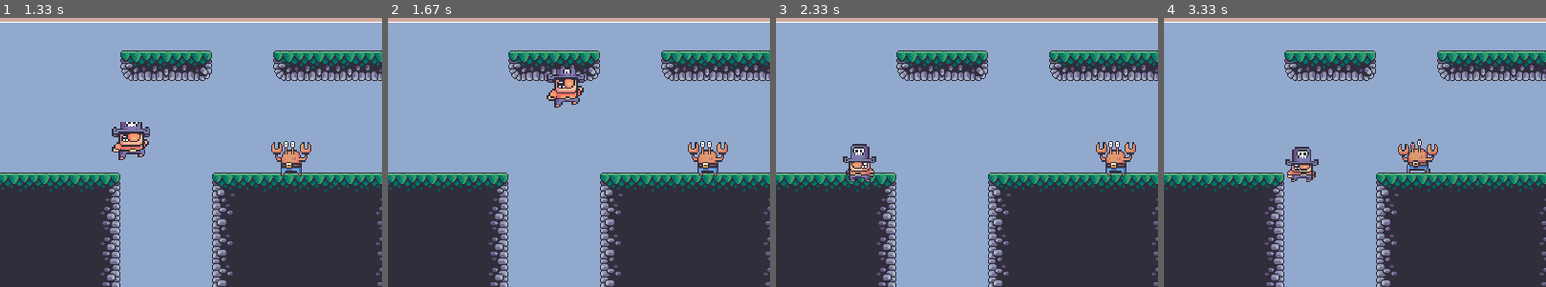
Above: before the commit, frames 1-4 (left to right).
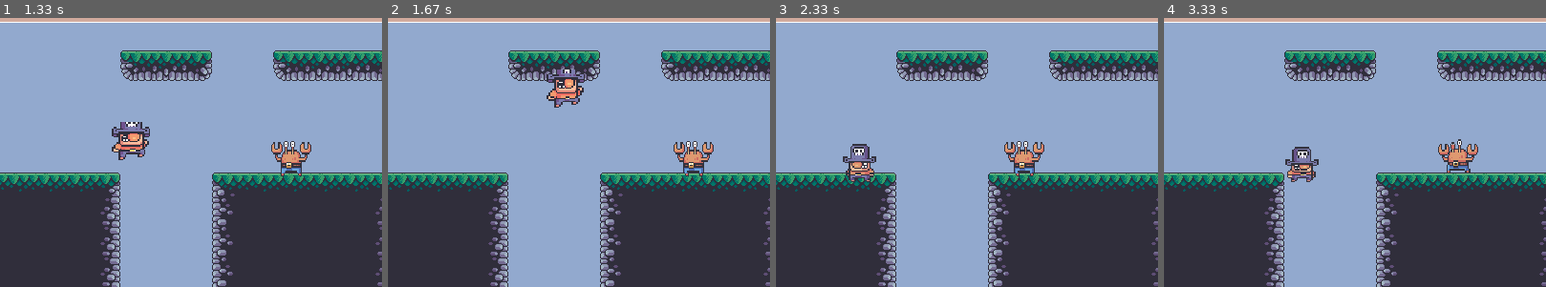
Above: after the commit, the same moments.

Repository: gsancineto/pygame
Game: pygame game, started from game/game.py
The game is run twice, just before and just after one commit, with the same random seed, the same clock (stepped at 60 frames per second) and the same inputs.
Inputs (mouse positions are % of the whole screen's width and height, from its top left):
- Up to frame 1 (1.33 s): click "Jugar" at 0.38 s; hold Right 0.67-1.13 s; move the mouse to (46, 52) at 0.7 s; hold Right from 1.17 s (still down); tap Space at 1.23 s
- Up to frame 2 (1.67 s): tap Space at 1.53 s; release Right at 1.63 s
- Up to frame 3 (2.33 s): hold Left 1.67-2.2 s; tap Space at 1.73, 2.03, 2.3 s; hold Left from 2.23 s (still down)
- Up to frame 4 (3.33 s): tap Space at 2.6, 2.73, 3.03 s; release Left at 2.63 s; hold Right 2.67-3.3 s
The pictures show only the part of the screen within x 8-58%, y 50-100%; the shares and areas given below are measured in that part.

Frame 1 is identical in both runs. In frame 2, 1.1% of the frame differs, in the area x 74-89%, y 45-59%; in frame 3, 1.6%, in the area x 59-95%, y 45-59%; in frame 4, 1.5%.

Commit message:
mejoras enemigos multiples, pendiente scores

Diff:
--- a/game/assets/levels/level_3.csv
+++ b/game/assets/levels/level_3.csv
@@ -6,7 +6,7 @@
 -1,-1,-1,-1,-1,-1,-1,-1,-1,-1,-1,-1,-1,-1,-1,-1,-1,-1,-1,-1,-1,-1,-1,-1,-1
 -1,-1,-1,-1,-1,-1,-1,-1,-1,-1,-1,-1,-1,-1,-1,-1,-1,-1,-1,72,-1,-1,-1,-1,-1
 -1,-1,-1,-1,-1,-1,-1,-1,-1,-1,-1,-1,-1,-1,-1,-1,-1,-1,-1,-1,-1,-1,-1,-1,-1
--1,-1,-1,-1,-1,-1,-1,-1,-1,-1,-1,-1,-1,-1,-1,-1,-1,-1,-1,-1,-1,-1,-1,-1,-1
+-1,-1,-1,-1,-1,E,-1,-1,-1,E,-1,-1,-1,-1,-1,-1,E,-1,-1,-1,-1,-1,-1,-1,-1
 -1,-1,-1,-1,68,69,70,-1,-1,68,69,70,-1,-1,-1,-1,68,69,70,-1,-1,-1,-1,-1,-1
 72,-1,-1,-1,-1,-1,-1,-1,-1,-1,-1,-1,-1,-1,-1,-1,-1,-1,-1,-1,-1,-1,-1,-1,-1
 -1,-1,-1,-1,-1,-1,-1,-1,-1,-1,-1,-1,-1,-1,-1,-1,-1,-1,-1,-1,-1,-1,-1,-1,-1
--- a/game/assets/scores.json
+++ b/game/assets/scores.json
@@ -1,34 +1,18 @@
 [
     {
-        "name": "piratuli_1",
-        "score": 270
-    },
-    {
         "name": "piratuli_3",
-        "score": 270
-    },
-    {
-        "name": "piratuli_6",
-        "score": 270
-    },
-    {
-        "name": "piratuli_7",
-        "score": 270
-    },
-    {
-        "name": "piratuli_4",
-        "score": 250
+        "score": 330
     },
     {
         "name": "piratuli_0",
-        "score": 170
-    },
-    {
-        "name": "piratuli_5",
-        "score": 110
+        "score": 320
     },
     {
         "name": "piratuli_2",
-        "score": 10
+        "score": 320
+    },
+    {
+        "name": "piratuli_1",
+        "score": 150
     }
 ]
--- a/game/enemigo.py
+++ b/game/enemigo.py
@@ -17,7 +17,3 @@
             self.rect.x += self.velocidad
         else:
             self.flag_direccion = "R"
-
-    def reset(self):
-        self.muerto = False
-        self.estado = "run"
--- a/game/game.py
+++ b/game/game.py
@@ -32,7 +32,9 @@
 diccionario_animaciones_cofre = load_anim_dictionary(COFRE_URI,["locked","unlocked"])
 
 player = Jugador(diccionario_animaciones_jugador,(map.start_x,map.start_y - 10),(40,40),7)
-enemigo = Enemigo(diccionario_animaciones_enemigo,(map.enemy_start_x,map.enemy_start_y),(75,50),3, "run",(map.enemy_start_x-30,map.enemy_start_x+80))
+enemigos = []
+for enemigo_start in map.enemies_start:
+    enemigos.append(Enemigo(diccionario_animaciones_enemigo,(enemigo_start),(75,50),3, "run",(enemigo_start[0]-ENEMY_RANGE,enemigo_start[0]+ENEMY_RANGE)))
 llave = Llave(diccionario_animaciones_llave,(map.key_x,map.key_y),(40,40))
 cofre = Cofre(diccionario_animaciones_cofre,(map.chest_x,map.chest_y),(40,40),"locked")
 
@@ -88,12 +90,13 @@
         cofre.abrir()
         cofre.update(screen)
         player.update(screen, map)
-        enemigo.update(screen,map)
+        for enemigo in enemigos:
+            enemigo.update(screen,map)
         player.tomar_llave(llave)
         llave.update(screen)
 
-        player.check_colisiones(enemigo,map)
-        player.aumentar_score(enemigo,cofre)
+        player.check_colisiones(enemigos,map)
+        player.aumentar_score(enemigos,cofre)
 
         if player.muerto:
             stage = inicio.set_score(player)
@@ -111,13 +114,13 @@
                 map = level.iniciar_nivel()
                 cofre.reset()
                 llave.reset()
-                enemigo.reset()
+                enemigos = []
                 player.proximo_nivel(map)
                 player = Jugador(diccionario_animaciones_jugador,(map.start_x,map.start_y - 10),(40,40),7)
                 player.vidas = vidas
                 player.score = puntaje
-                for i in range(nivel):
-                    enemigo = Enemigo(diccionario_animaciones_enemigo,(map.enemy_start_x,map.enemy_start_y),(75,50),3, "run",(map.enemy_start_x-30,map.enemy_start_x+80))
+                for enemigo_start in map.enemies_start:
+                    enemigos.append(Enemigo(diccionario_animaciones_enemigo,(enemigo_start),(75,50),3, "run",(enemigo_start[0]-ENEMY_RANGE,enemigo_start[0]+ENEMY_RANGE)))
                 llave = Llave(diccionario_animaciones_llave,(map.key_x,map.key_y),(40,40))
                 cofre = Cofre(diccionario_animaciones_cofre,(map.chest_x,map.chest_y),(40,40),"locked")
 
--- a/game/jugador.py
+++ b/game/jugador.py
@@ -5,7 +5,7 @@
     def __init__(self, animaciones, posicion, tamaño, velocidad, estado="idle"):
         super().__init__(animaciones, posicion, tamaño, velocidad, estado)
         self.score = 0
-        self.banderas = { "llave": False, "cofre": False, "enemigo": False }
+        self.banderas = { "llave": False, "cofre": False, "enemigo": 0 }
         self.vidas = 3
         self.sonido = Sonido()
 
@@ -18,14 +18,14 @@
         if llave.tomado:
             if self.rect.colliderect(cofre.rect) and not cofre.tomado:
                 cofre.tomado = True
-                # self.sonido.reproducir_efecto("cofre")
                 self.sonido.reproducir_efecto("cofre_2")
 
-    def aumentar_score(self,enemigo,cofre):
-        if enemigo.muerto and not self.banderas["enemigo"]:
-            self.score += 30
-            self.banderas["enemigo"] = True
-        elif cofre.tomado and not self.banderas["cofre"]:
+    def aumentar_score(self,enemigos,cofre):
+        for enemigo in enemigos:
+            if enemigo.muerto and not self.banderas["enemigo"] == len(enemigos):
+                self.score += 30
+                self.banderas["enemigo"] += 1
+        if cofre.tomado and not self.banderas["cofre"]:
             self.score += 50
             self.banderas["cofre"] = True
 
@@ -49,13 +49,14 @@
         return 1
 
     def proximo_nivel(self,map):
-        self.banderas = { "llave": False, "cofre": False, "enemigo": False }
+        self.banderas = { "llave": False, "cofre": False, "enemigo": 0 }
         self.reset(map)
 
-    def check_colisiones(self, enemigo, map):
-        if self.hitbox["bot"].colliderect(enemigo.hitbox["top"]):
-            if not enemigo.muerto:
-                self.sonido.reproducir_efecto("matar")
-            enemigo.morir()
-        elif (self.rect.colliderect(enemigo.rect) and not enemigo.muerto) or self.rect.colliderect(self.vacio_mapa):
-            self.morir(map)
+    def check_colisiones(self, enemigos, map):
+        for enemigo in enemigos:
+            if self.hitbox["bot"].colliderect(enemigo.hitbox["top"]):
+                if not enemigo.muerto:
+                    self.sonido.reproducir_efecto("matar")
+                enemigo.morir()
+            elif (self.rect.colliderect(enemigo.rect) and not enemigo.muerto) or self.rect.colliderect(self.vacio_mapa):
+                self.morir(map)
--- a/game/sonido.py
+++ b/game/sonido.py
@@ -14,4 +14,4 @@
     def reproducir_musica(self):
         pygame.mixer.music.load(MUSIC_URI)
         pygame.mixer.music.play(-1)
-        pygame.mixer.music.set_volume(0.3)
+        pygame.mixer.music.set_volume(0.03)
--- a/game/tiles.py
+++ b/game/tiles.py
@@ -16,6 +16,7 @@
     def __init__(self, filename):
         self.title_size = 32
         self.start_x, self.start_y = 0,0
+        self.enemies_start = []
         self.tiles = self.load_tiles(filename)
         self.map_surface = pygame.Surface((self.map_w, self.map_h))
         self.map_surface.set_colorkey((0,0,0))
@@ -51,7 +52,8 @@
                 elif tile == "C":
                     self.chest_x, self.chest_y = x* self.title_size, y * self.title_size
                 elif tile =="E":
-                    self.enemy_start_x, self.enemy_start_y = x* self.title_size, y* self.title_size
+                    enemy_start_x, enemy_start_y = x* self.title_size, y* self.title_size
+                    self.enemies_start.append((enemy_start_x,enemy_start_y))
                 elif tile != '-1':
                     tiles.append(Tile(f"{TILES_TERRAIN_URI}/{tile}.png", x * self.title_size, y * self.title_size))
                 x += 1
--- a/game/utils/constants.py
+++ b/game/utils/constants.py
@@ -29,3 +29,5 @@
 PLAY_COORD = (350,250,50,30)
 SCORE_COORD = (348,280,50,30)
 BACK_COORD = (310,500,100,30)
+
+ENEMY_RANGE = 30
